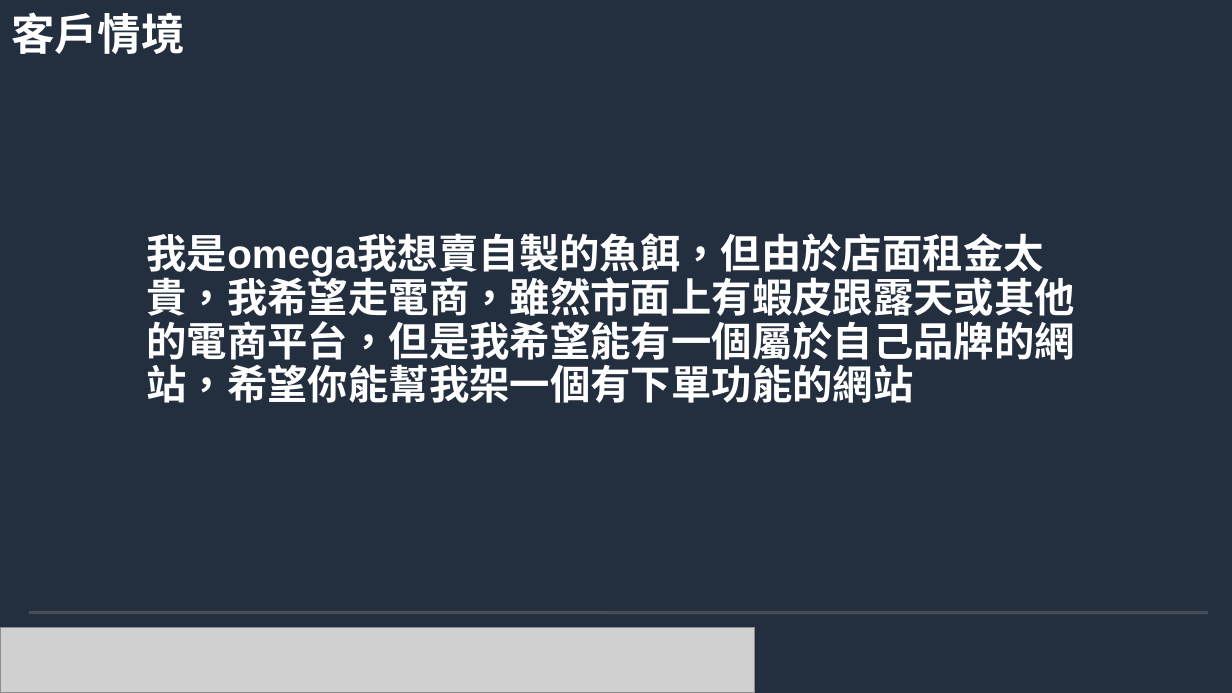
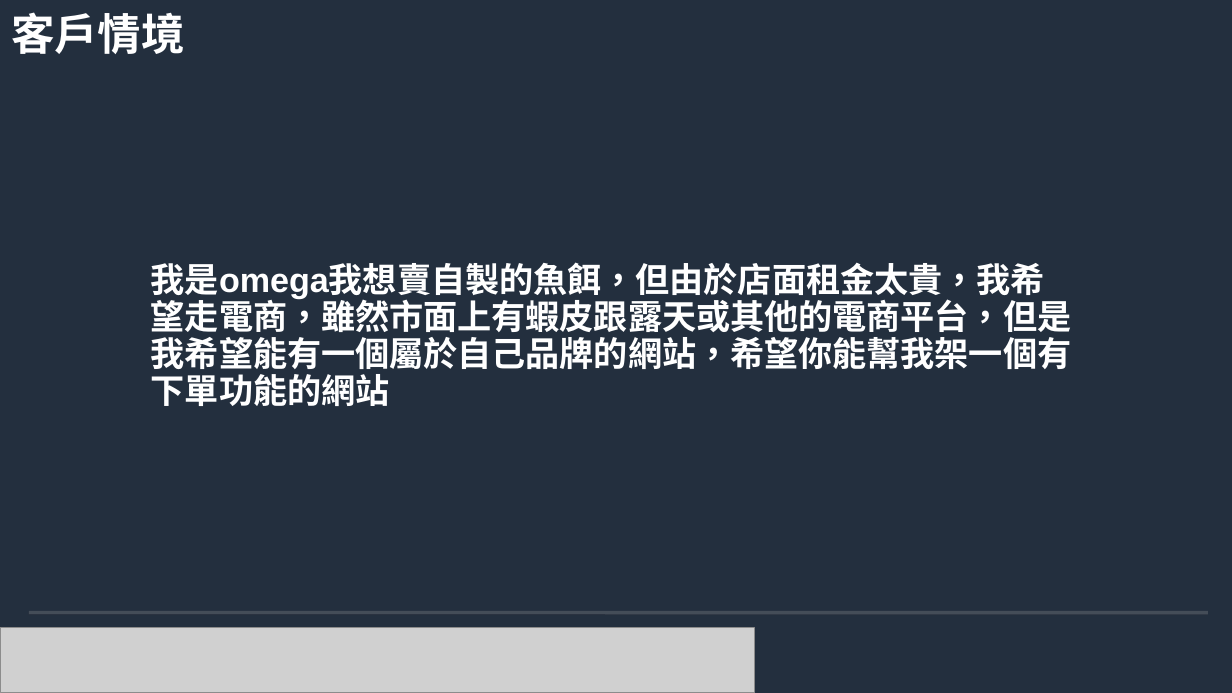
Before and after one commit to andygithub9/cfc104_2, a slide deck: slide 5 of 104.odp. Drawn at 1232x693 pixels with LibreOffice and Linux fonts; fonts in the diff are those of the drawing; grey boxes stand for pictures; background and template pictures are left out. Boxes give left, top, right and bottom in pixels: in the first picture for what was removed or moved away, otherwise in the second. Text is boxed around its words. In the diff, an @@ line names an element or a change of style, - is before the commit and + after.

```diff
--- a/104.odp
+++ b/104.odp
@@ title "我是omega我想賣自製的魚餌，但由於店面租金太貴，我希望走電商，雖然市面上有蝦皮跟露天或其他的電商平台，但是我希望能有 ..." moved from (x1=146, y1=233, x2=1074, y2=403) to (x1=151, y1=262, x2=1071, y2=406) @@
@@ title "我是omega我想賣自製的魚餌，但由於店面租金太貴，我希望走電商，雖然市面上有蝦皮跟露天或其他的電商平台，但是我希望能有 ..." at (x1=151, y1=262, x2=1071, y2=406): size 26 to 22 pt @@
```
Also in this commit, not shown: 3 other slides changed, 1 slide added, 1 slide removed.
